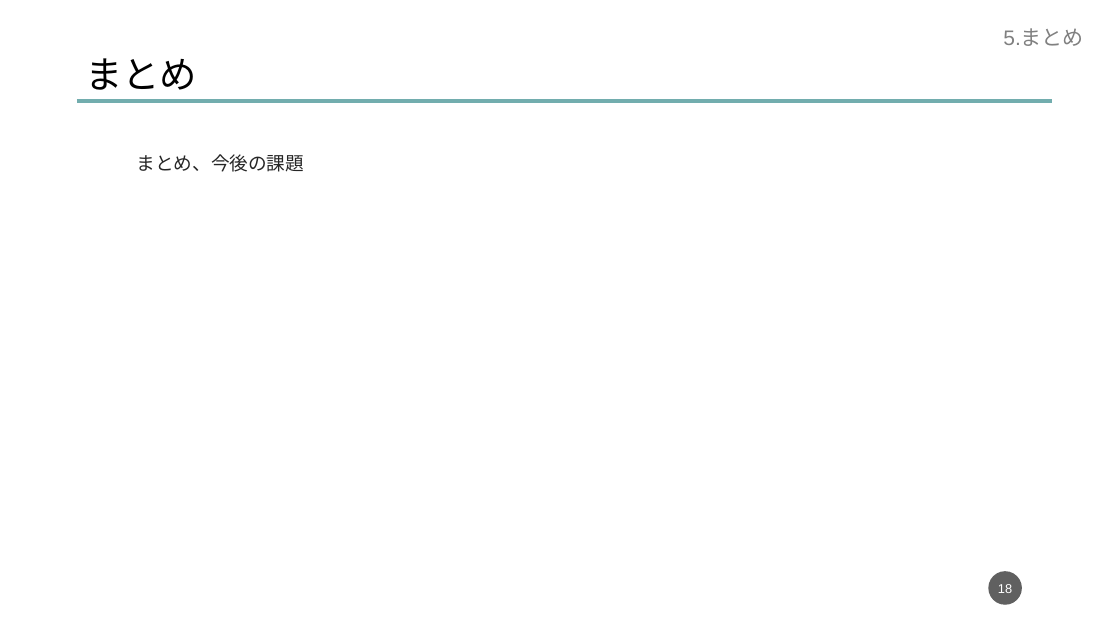
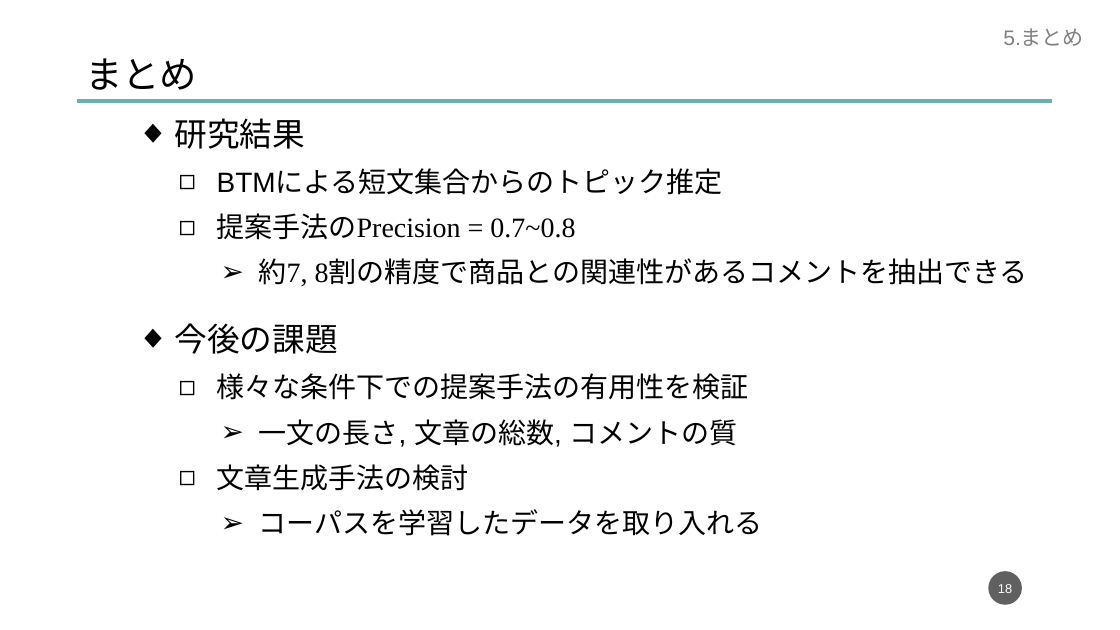
Before and after one commit to dora937nishikori/investigation, a slide deck: slide 18 of 修論/修論発表資料.pptx. Drawn at 1120x630 pixels with LibreOffice and Linux fonts; fonts in the diff are those of the drawing. Boxes give left, top, right and bottom in pixels: in the first picture for what was removed or moved away, otherwise in the second. Text is boxed around its words. In the diff, an @@ line names an element or a change of style, - is before the commit and + after.

```diff
--- a/修論/修論発表資料.pptx
+++ b/修論/修論発表資料.pptx
@@ text at [175, 118, 1028, 536]: text changed; size 16 to 24 pt; text colour #262626 to #000000 @@
-  まとめ、今後の課題
+  ◆ 研究結果
+    ◻ BTMによる短文集合からのトピック推定
+    ◻ 提案手法のPrecision = 0.7~0.8
+      ➢ 約7, 8割の精度で商品との関連性があるコメントを抽出できる
+  ◆ 今後の課題
+    ◻ 様々な条件下での提案手法の有用性を検証
+      ➢ 一文の長さ, 文章の総数, コメントの質
+    ◻ 文章生成手法の検討
+      ➢ コーパスを学習したデータを取り入れる
```
Also in this commit, not shown: 2 other slides changed.
